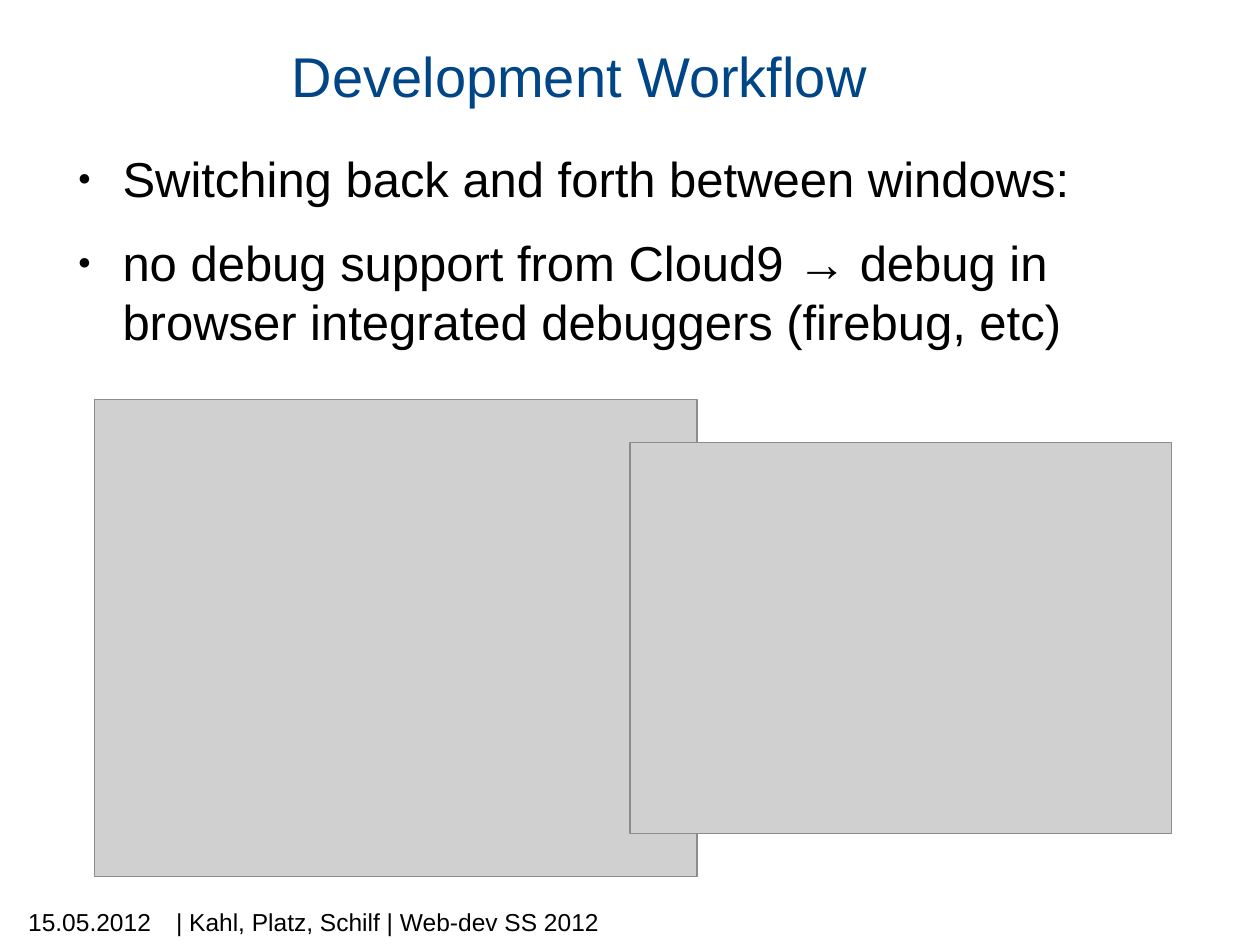
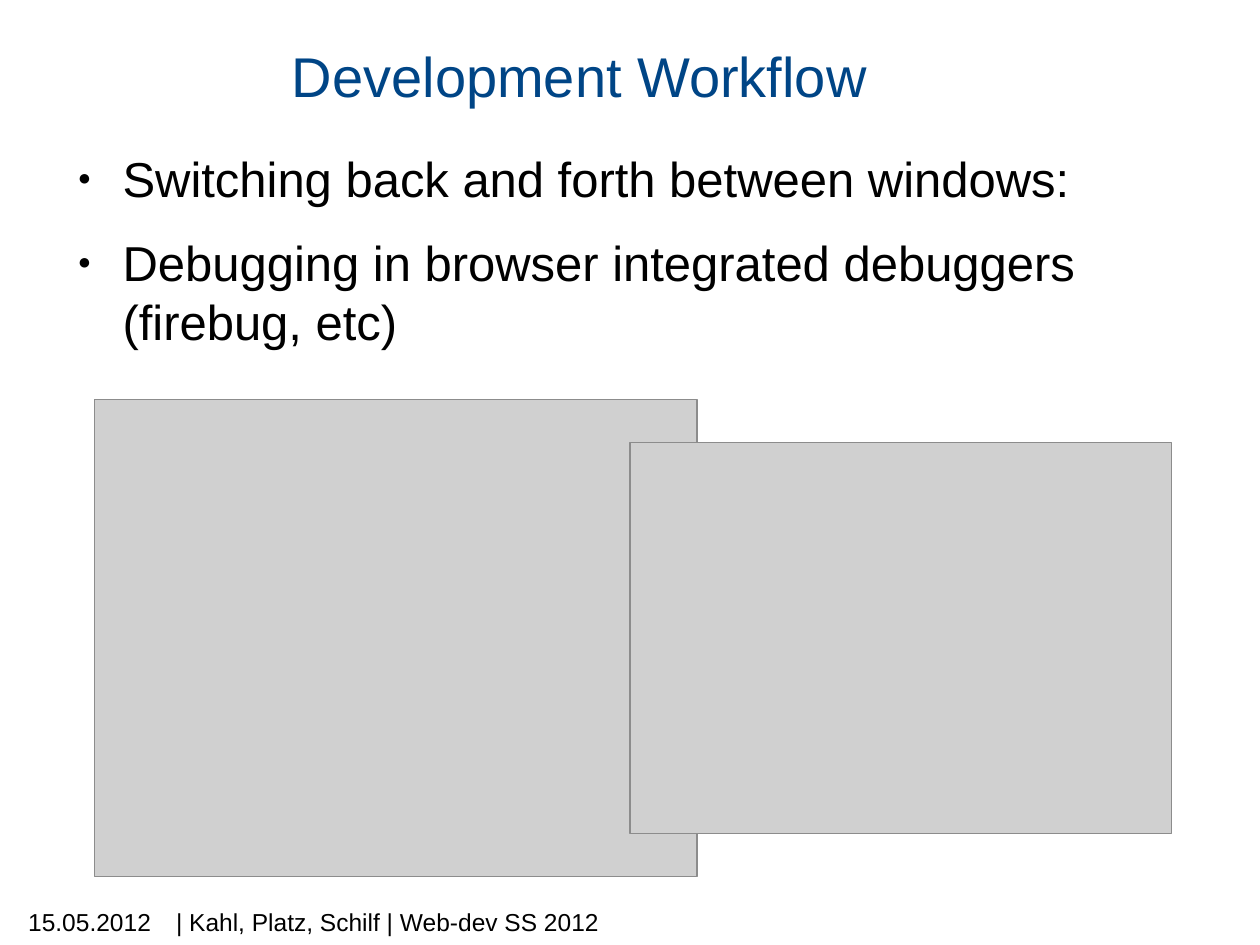
Before and after one commit to machisuji/webdev-spm, a slide deck: slide 4 of seminar/presentation/mps.pptx (slide 3 before the commit). Drawn at 1260x945 pixels with LibreOffice and Linux fonts; fonts in the diff are those of the drawing; grey boxes stand for pictures; background and template pictures are left out. Boxes give left, top, right and bottom in pixels: in the first picture for what was removed or moved away, otherwise in the second. Text is boxed around its words. In the diff, an @@ line names an element or a change of style, - is before the commit and + after.

```diff
--- a/seminar/presentation/mps.pptx
+++ b/seminar/presentation/mps.pptx
@@ text at (x1=123, y1=245, x2=1075, y2=350): text changed @@
-● no debug support from Cloud9 → debug in browser integrated debuggers (firebug, etc)
+● Debugging in browser integrated debuggers (firebug, etc)
```
Also in this commit, not shown: 1 other slide changed, 2 slides added, 1 other file.
